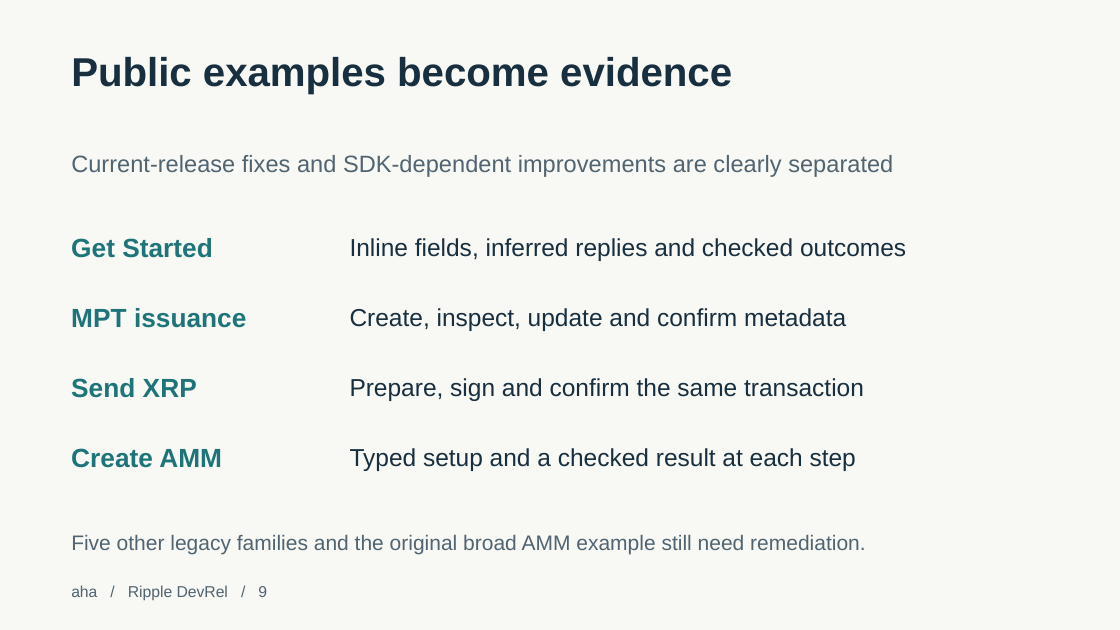
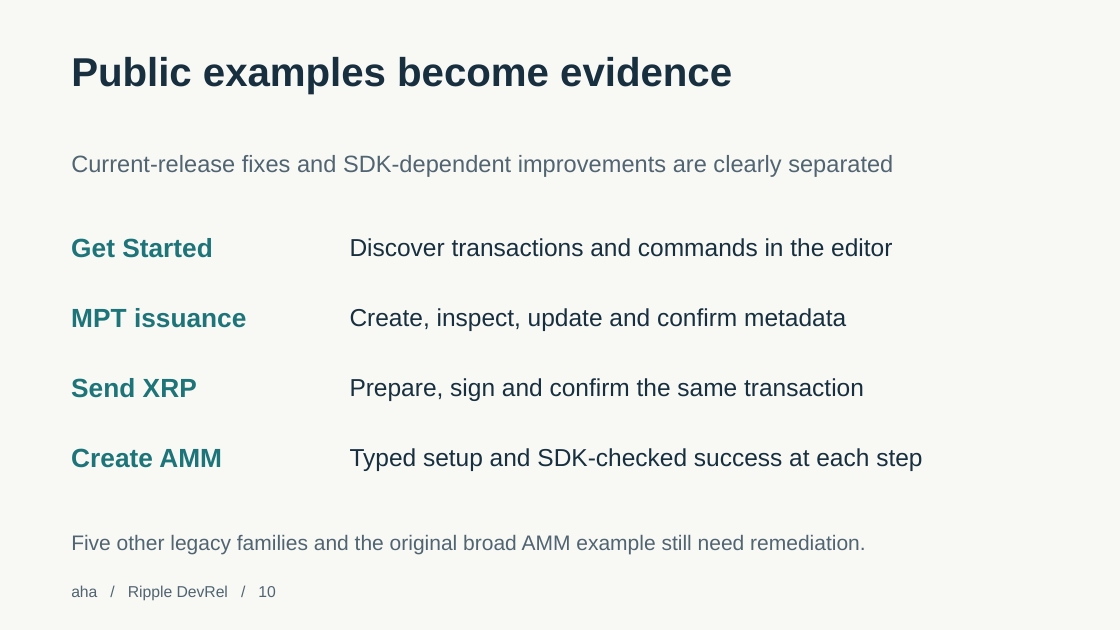
Before and after one commit to theahaco/xrpl.js, a slide deck: slide 10 of devx-audit/output/xrpl-devx-walkthrough.pptx (slide 9 before the commit). Drawn at 1120x630 pixels with LibreOffice and Linux fonts; fonts in the diff are those of the drawing. Boxes give left, top, right and bottom in pixels: in the first picture for what was removed or moved away, otherwise in the second. Text is boxed around its words. In the diff, an @@ line names an element or a change of style, - is before the commit and + after.

```diff
--- a/devx-audit/output/xrpl-devx-walkthrough.pptx
+++ b/devx-audit/output/xrpl-devx-walkthrough.pptx
@@ text at (x1=350, y1=238, x2=892, y2=257): text changed @@
-Inline fields, inferred replies and checked outcomes
+Discover transactions and commands in the editor
@@ text at (x1=350, y1=448, x2=922, y2=471): text changed @@
-Typed setup and a checked result at each step
+Typed setup and SDK-checked success at each step
@@ text at (x1=71, y1=585, x2=275, y2=601): text changed @@
-aha / Ripple DevRel / 9
+aha / Ripple DevRel / 10
```
Also in this commit, not shown: 5 other slides changed, 1 slide added, 29 other files.
